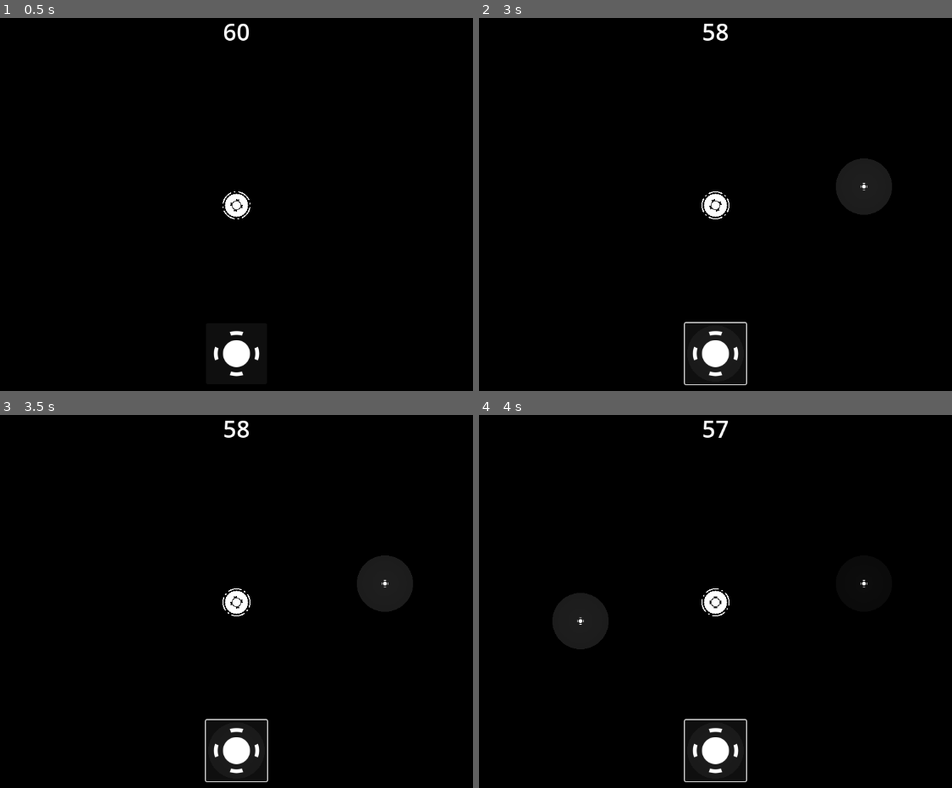
Above: before the commit, frames 1-4 (two rows, left to right).
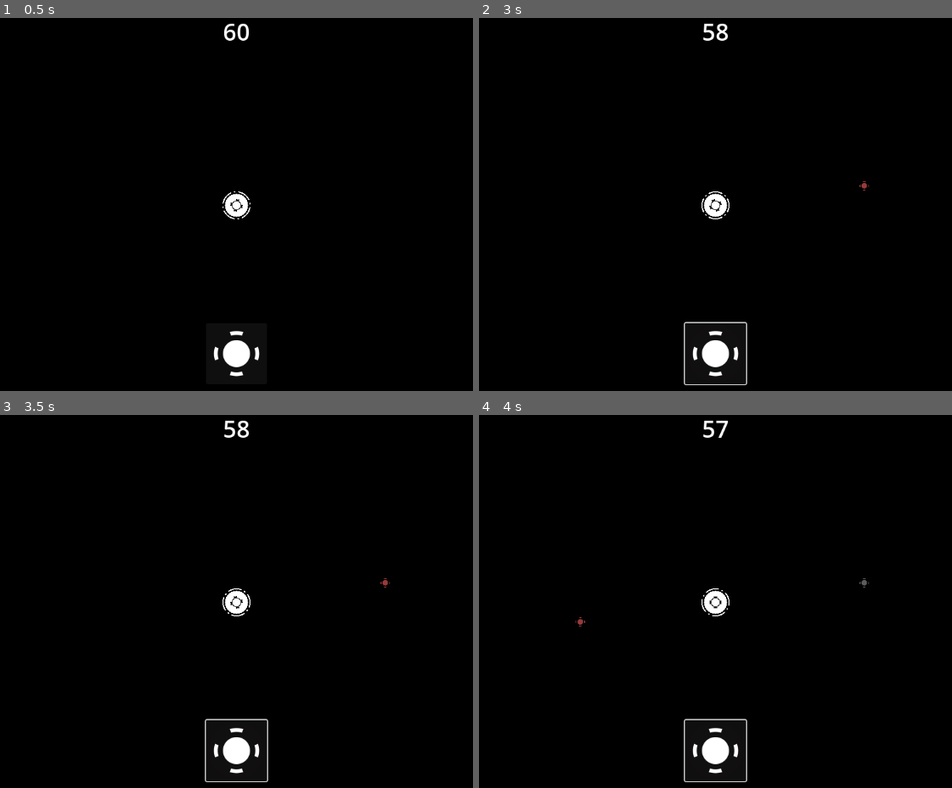
Above: after the commit, the same moments.

Repository: Van-Fim/r-game
Game: Godot game, scene res://Scenes/scene.tscn
The game is run twice, just before and just after one commit, with the same random seed, the same clock (stepped at 60 frames per second) and the same inputs.
Inputs (mouse positions are in pixels of both pictures, inside the frame that each line leads up to):
- Up to frame 1 (0.5 s): no input
- Up to frame 2 (3 s): click (715, 353) at 0.5 s; click (715, 353) at 1.25 s; click (715, 353) at 2 s; tap Enter at 2.75 s; move the mouse to (862, 185) at 2.77 s; click (862, 185) at 2.92 s
- Up to frame 3 (3.5 s): no input
- Up to frame 4 (4 s): tap Space at 3.5 s; move the mouse to (578, 620) at 3.52 s; click (578, 620) at 3.67 s

Frame 1 is identical in both runs. In frame 2, 1.4% of the frame differs, in the area x 75-88%, y 37-53%; in frame 3, 1.4%; in frame 4, 1.4%, in the area x 15-83%, y 43-63%.

Commit message:
добавил сетку

Diff:
--- a/Objects/Towers/tower01.tscn
+++ b/Objects/Towers/tower01.tscn
@@ -44,7 +44,7 @@
 }
 
 [sub_resource type="CircleShape2D" id="CircleShape2D_mws7f"]
-radius = 181.13531
+radius = 216.00232
 
 [node name="Tower" type="Area2D"]
 script = ExtResource("1_wkhmt")
--- a/Scripts/buildManager.gd
+++ b/Scripts/buildManager.gd
@@ -22,10 +22,19 @@
 
 func _process(delta):
 	if current_ghost_tower:
-		# Привязываем позицию объекта к позиции мыши в мире
 		var mouse_pos = get_viewport().get_mouse_position()
+		var world_pos = get_canvas_transform().affine_inverse() * mouse_pos
+
+		# Привязка к сетке 64x64
+		var snapped_x = round(world_pos.x / 64.0) * 64.0
+		var snapped_y = round(world_pos.y / 64.0) * 64.0
 		# Если игра 2D, конвертируем экранные координаты в мировые
-		current_ghost_tower.global_position = get_canvas_transform().affine_inverse() * mouse_pos
+		current_ghost_tower.global_position = Vector2(snapped_x, snapped_y)
+		var overlapping_areas = current_ghost_tower.get_overlapping_areas()
+		if overlapping_areas.size() > 0:
+			current_ghost_tower.recolor(Color(1,0,0,0.35))
+		else:
+			current_ghost_tower.recolor(Color(1,1,1,0.35))
 
 func place_tower():
 	if current_ghost_tower:
--- a/Scripts/tower.gd
+++ b/Scripts/tower.gd
@@ -13,7 +13,14 @@
 	animationPlayer = get_node("ANIM01")
 
 func init():
+	recolor(Color(1,1,1,1))
 	animationPlayer.play("spin")
+
+func recolor(newColor:Color):
+	for sp:Sprite2D in tower_sprites:
+		if sp.name == "tower_range":
+			newColor.a = newColor.a * 0.03
+		sp.modulate = newColor
 
 # Called every frame. 'delta' is the elapsed time since the previous frame.
 func _process(delta: float) -> void:
Binary file changed: Sprites/Tower/core01.png
Binary file changed: Sprites/Tower/ring01.png
Binary file changed: Sprites/tower_range.png
Not shown, changed: Sprites/Tower/core01.png~
Not shown, changed: Sprites/Tower/ring01.png~
Not shown, changed: Sprites/tower_range.png~
